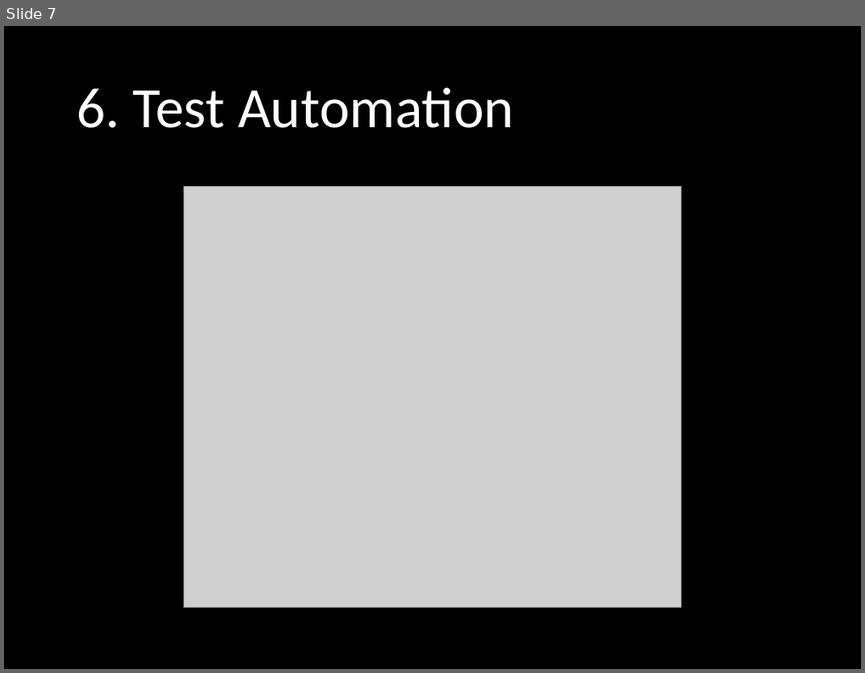
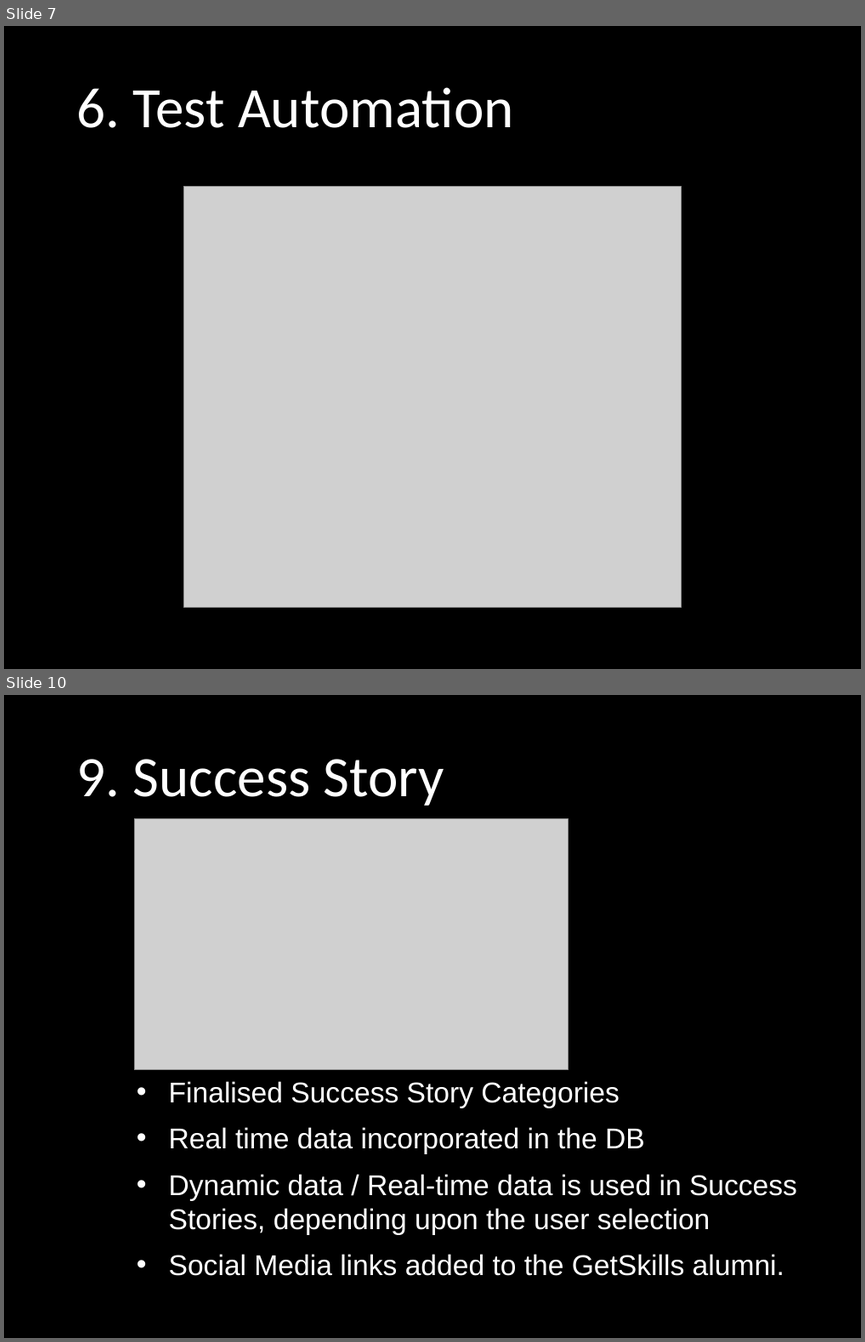
Before and after one commit to yadwinds/761_VEL, a slide deck: PCB/09 Final/Final Presentation (VEL).pptx. Shown one above the other, each under a label of ours: slide 7 before the commit, slides 7 and 10 after it; the slides between them are not shown. The pictures are 865x673 and 865x1342 pixels, drawn with LibreOffice and Linux fonts; fonts in the diff are those of the drawing; grey boxes stand for pictures; background and template pictures are left out. Boxes give left, top, right and bottom in pixels: in the first picture for what was removed or moved away, otherwise in the second. Text is boxed around its words. In the diff, an @@ line names an element or a change of style, - is before the commit and + after.

```diff
--- a/PCB/09 Final/Final Presentation (VEL).pptx
+++ b/PCB/09 Final/Final Presentation (VEL).pptx
@@ slide 10 added at (4, 695, 861, 1338), background picture (left out) @@
@@ title added at (77, 759, 444, 805), 48 pt, text #FFFFFF @@
+9. Success Story
@@ picture added at (134, 818, 568, 1069) @@
@@ text added at (169, 1081, 797, 1276), 24 pt, text #FFFFFF @@
+• Finalised Success Story Categories
+• Real time data incorporated in the DB
+• Dynamic data / Real-time data is used in Success Stories, depending upon the user selection
+• Social Media links added to the GetSkills alumni.
```
Also in this commit, not shown: 5 slides changed, 3 other slides added.
